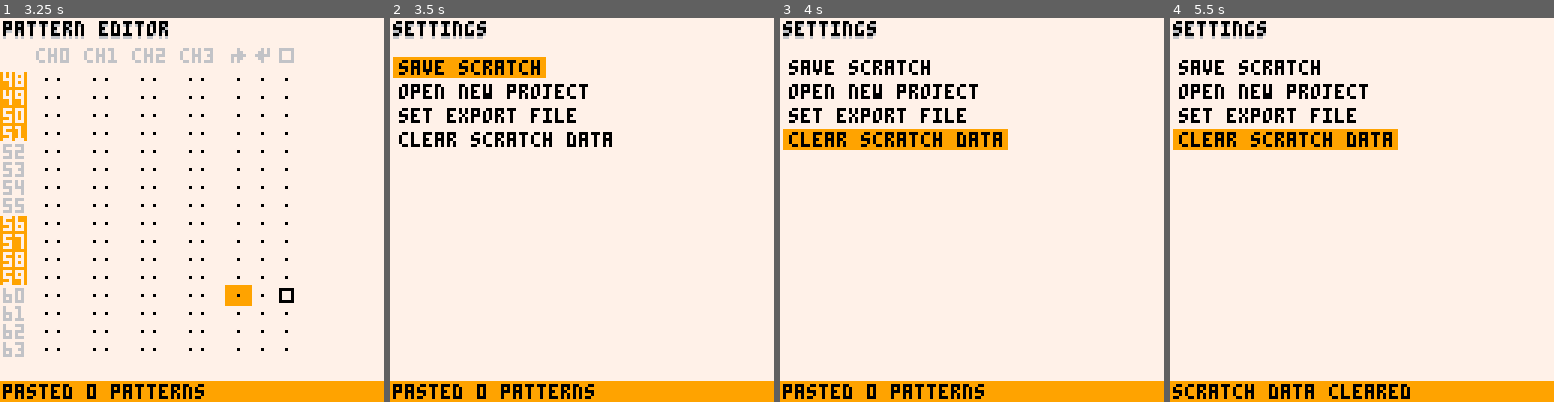
Above: before the commit, frames 1-4 (left to right).
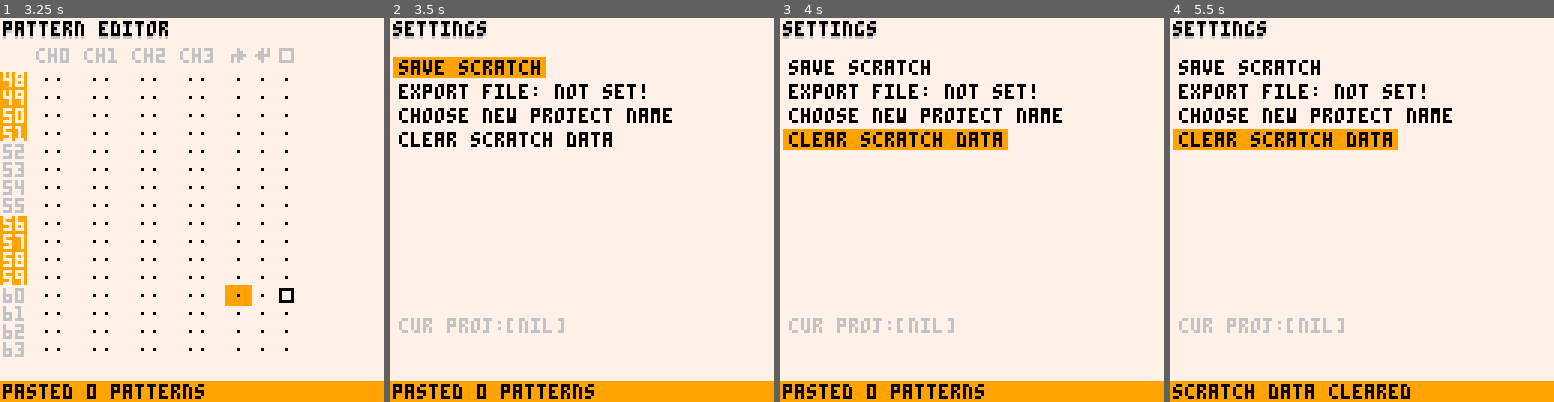
Above: after the commit, the same moments.

Repository: romainchapou/pico-sound-dj
Game: PICO-8 cartridge psdj.p8
The game is run twice, just before and just after one commit, with the same random seed, the same clock (stepped at 60 frames per second) and the same inputs.
Inputs:
- Up to frame 1 (3.25 s): tap X (X key) at 0.33, 1.07, 1.85, 2.97 s; tap O (Z key) at 0.7, 1.7, 2.1, 2.5, 2.9 s; hold Right 1.6-2.1 s; hold Up 2.15-2.42 s; hold Right 2.47-3.03 s; hold Left from 3.08 s (still down)
- Up to frame 2 (3.5 s): keep holding Left; tap O (Z key) at 3.3 s
- Up to frame 3 (4 s): release Left at 3.58 s; hold Down 3.63-3.97 s; tap O (Z key) at 3.7 s
- Up to frame 4 (5.5 s): hold Right 4.02-4.68 s; tap X (X key) at 4.08, 5.2 s; tap O (Z key) every 0.4 s from 4.1 to 5.3 s; hold Up 4.73-5.03 s; hold Left from 5.08 s (still down)

Frame 1 is identical in both runs. In frame 2, 2.5% of the frame differs, in the area x 2-74%, y 17-83%; in frame 3, 2.5%; in frame 4, 2.5%.

Commit message:
Start file chooser implementation

Diff:
--- a/file_chooser.lua
+++ b/file_chooser.lua
@@ -1,14 +1,126 @@
 file_chooser = class:new {
   init = function(_ENV, on_confirm)
     active = true
+
+    NB_SHOWN_FILES = 19
+
+    confirm_func = on_confirm
+
+    cur_dir = "/"
+    dir_files = {}
+    update_dir_files(_ENV)
+
+    first_visible_line = 0
+
+    cur_line = 1
+
+    saved_pos = {}
   end,
 
   update = function(_ENV)
+    if not active then return end
+
+    if btnp(2) then cur_line -= 1 end
+    if btnp(3) then cur_line += 1 end
+
+    cur_line = mid(1, cur_line, #dir_files)
+
+    if first_visible_line + NB_SHOWN_FILES < cur_line then
+      first_visible_line = cur_line - NB_SHOWN_FILES
+    elseif cur_line <= first_visible_line then
+      first_visible_line = cur_line - 1
+    end
+
+    if btnp(0) or btnp_once(4) then
+      if cur_dir == "/" then
+        -- cancel the file selection
+        active = false
+        return
+      end
+
+      move_back(_ENV)
+    end
+
+    -- move in
+    if btnp(1) or btnp_once(5) then
+      local selection = dir_files[cur_line]
+
+      if selection == ".." then
+        move_back(_ENV)
+        return
+      end
+
+      if selection[#selection] == "/" then
+        saved_pos[cur_dir] = cur_line
+
+        -- this is a directory, entering it
+        cur_dir = cur_dir .. selection
+        update_dir_files(_ENV)
+
+        if saved_pos[cur_dir] then
+          cur_line = saved_pos[cur_dir]
+        end
+      else
+        -- this is a file, return it
+        confirm_func(cur_dir .. selection)
+        active = false
+      end
+    end
+  end,
+
+  move_back = function(_ENV)
+    saved_pos[cur_dir] = cur_line
+
+    local path = split(cur_dir, "/")
+    cur_dir = ""
+
+    for i=2,#path-2 do
+      cur_dir = cur_dir .. "/" .. path[i]
+    end
+
+    cur_dir = cur_dir .. "/"
+
+    update_dir_files(_ENV)
+
+    if saved_pos[cur_dir] then
+      cur_line = saved_pos[cur_dir]
+    end
+  end,
+
+  update_dir_files = function(_ENV)
+    dir_files = {}
+
+    if cur_dir ~= "/" then
+      add(dir_files, "..")
+    end
+
+    for f in all(ls(cur_dir)) do
+      local path = split(f, "/")
+      local exts = split(path[#path], ".")
+      local last_ext = exts[#exts]
+
+      if path[#path] == "" or last_ext == "p8" or (last_ext == "png" and exts[#exts-1] == "p8") then
+        add(dir_files, f)
+      end
+    end
   end,
 
   draw = function(_ENV)
     if not active then return end
 
-    print("cooooool", 40 + rnd()*2, 60, 9)
+    cls(7)
+
+    rectfill(9, -1+6*(cur_line-first_visible_line),
+             100, 5+6*(cur_line-first_visible_line), 9)
+
+    for i=1,NB_SHOWN_FILES do
+      local f = dir_files[first_visible_line+i]
+
+      if f then
+        print(dir_files[first_visible_line+i], 10, i*6, 0)
+      end
+    end
+
+    print(cur_dir, 0, 120, 8)
   end
 }
--- a/input_widget.lua
+++ b/input_widget.lua
@@ -88,7 +88,7 @@
   }
 end
 
-function make_btn_pushed_widget(txt, action_func)
+function make_btn_pushed_widget(name, action_func)
   return class:new {
     -- supposes that this is currently selected
     update = function(_ENV)
@@ -99,12 +99,14 @@
           return true
         else
           -- by default returns the hold text when pressed
-          return txt
+          return name
         end
       end
     end,
 
     draw = function(_ENV, x, y, is_selected)
+      local txt = (type(name) == "function") and name() or name
+
       if is_selected then
         rectfill(x-2, y-1, x + 4*#txt, y+5, 9)
       end
--- a/proj_create_win.lua
+++ b/proj_create_win.lua
@@ -2,7 +2,6 @@
   init = function(_ENV, on_confirm)
     new_name = ""
 
-    on_confirm = on_confirm
     active = true
 
     panel_i = 1
--- a/settings_pane.lua
+++ b/settings_pane.lua
@@ -1,6 +1,6 @@
 settings_pane = class:new {
   sub_wins = {proj_create_win, file_chooser},
-  proj_name = nil,
+  export_file = nil,
 
   widgs = {
     make_btn_pushed_widget("save scratch", function()
@@ -10,17 +10,31 @@
       send_msg("scratch saved to cartridge")
     end),
 
-    make_btn_pushed_widget("open new project", function()
-      proj_create_win:init(function(new_name)
-        proj_name = new_name
+    make_btn_pushed_widget(
+      function()
+        local txt
+
+        if export_file == nil then
+          txt = "not set!"
+        else
+          local path = split(export_file, "/")
+          txt = #path > 2 and "../" .. path[#path] or "/" .. path[#path]
+        end
+
+        return "export file: " .. txt
+      end,
+      function()
+        file_chooser:init(function(new_file)
+          export_file = new_file
       end)
     end),
 
-    make_btn_pushed_widget("set export file", function()
-      file_chooser:init(function(new_file)
-        proj_name = new_file
+    make_btn_pushed_widget("choose new project name", function()
+      proj_create_win:init(function(new_name)
+        export_file = new_name .. ".p8"
       end)
     end),
+
 
     make_btn_pushed_widget("clear scratch data", function()
       memset(0x3100, 0b01000000, 0x0100)
@@ -78,5 +92,16 @@
     for w in all(sub_wins) do
       w:draw()
     end
+
+    -- TODO tmp remove this
+    local function str_san(s)
+      if s == nil then
+        return "[nil]"
+      else
+        return s
+      end
+    end
+
+    print("cur proj:" .. str_san(export_file), start_x, 100, 6)
   end,
 }
Not shown, changed: todos.md
